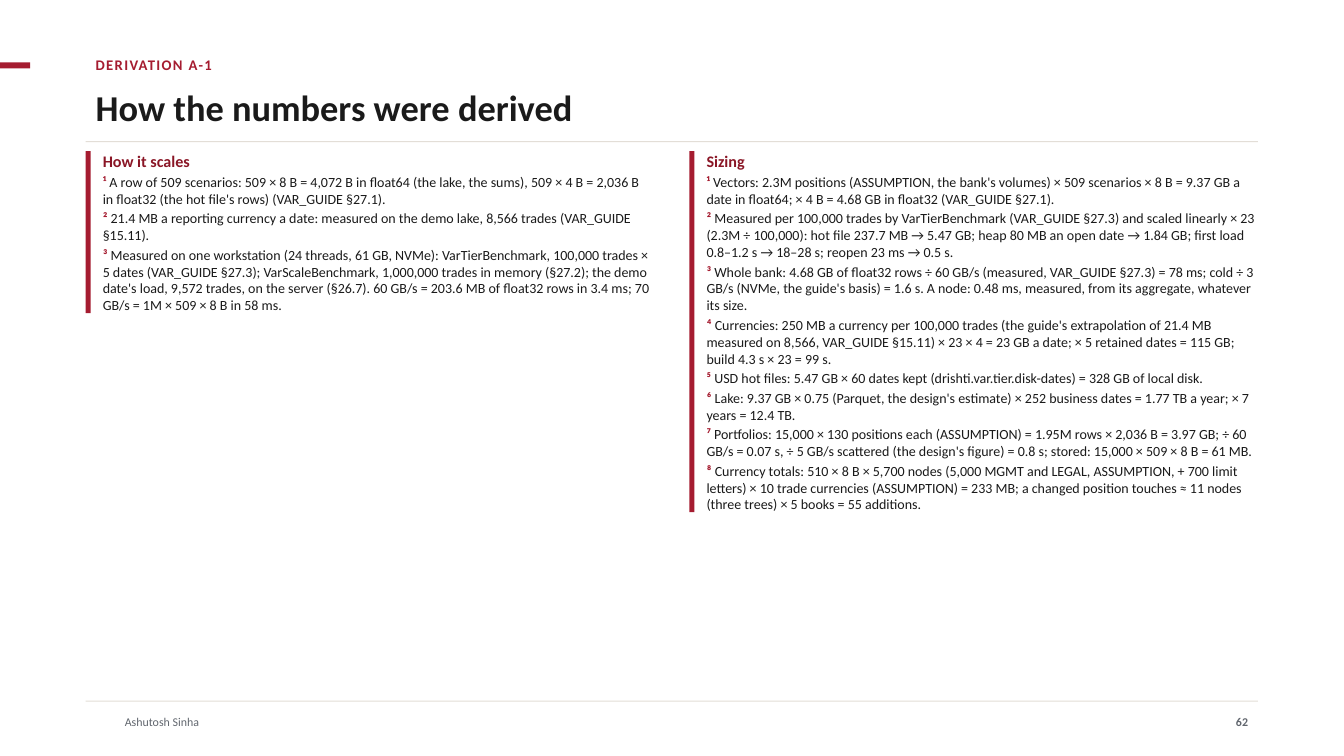
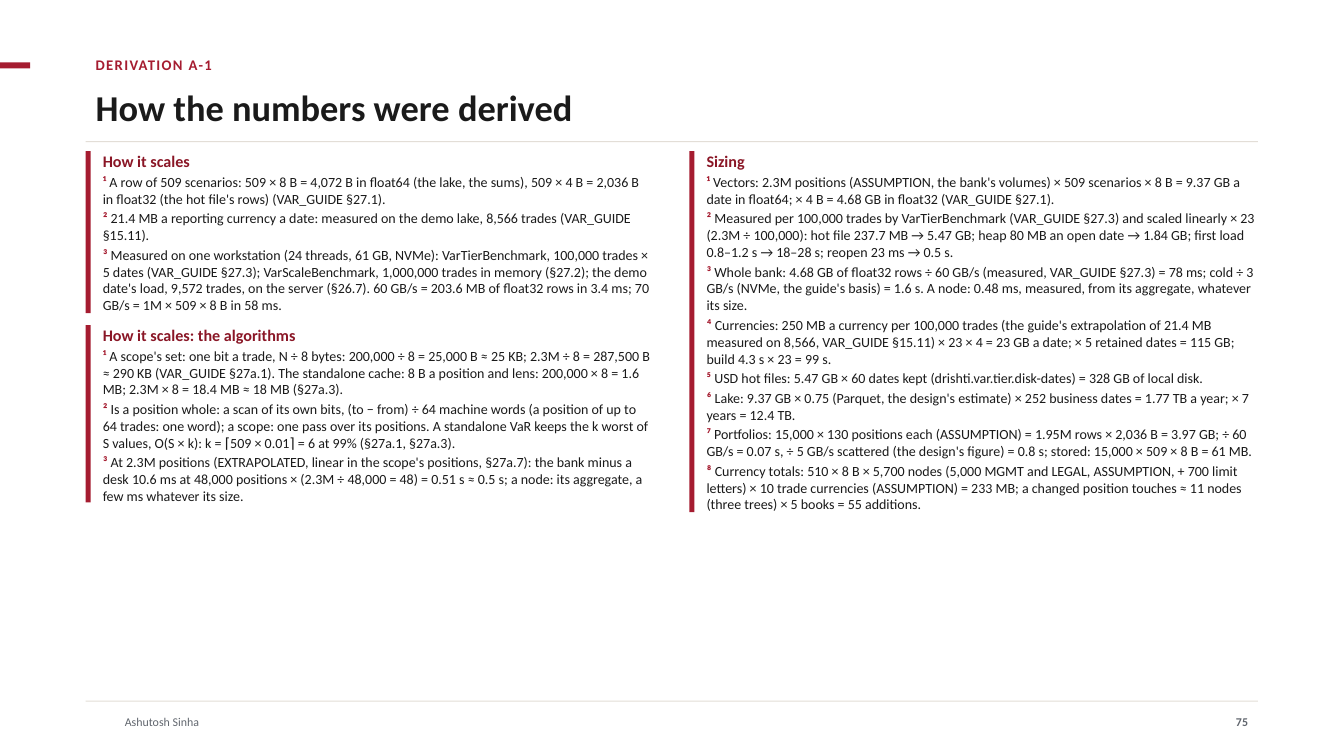
Before and after one commit to ajsinha/drishti, a slide deck: slide 75 of docs/publications/Drishti-VaR-Engine.pptx (slide 62 before the commit). Drawn at 1344x756 pixels with LibreOffice and Linux fonts; fonts in the diff are those of the drawing; background and template pictures are left out. Boxes give left, top, right and bottom in pixels: in the first picture for what was removed or moved away, otherwise in the second. Text is boxed around its words. In the diff, an @@ line names an element or a change of style, - is before the commit and + after.

Commit message:
Cluster deployment: three machines on premises and on AWS (why three, what is shared, failover, sizing 200K to 10M, bill of materials, AWS reference and monthly cost); the three decks carry it

```diff
--- a/docs/publications/Drishti-VaR-Engine.pptx
+++ b/docs/publications/Drishti-VaR-Engine.pptx
@@ rectangle added at [86, 326, 91, 503], fill #A51C30 @@
@@ text added at [103, 329, 650, 501], 10 pt, text #1A1A1A @@
+How it scales: the algorithms
+¹ A scope's set: one bit a trade, N ÷ 8 bytes: 200,000 ÷ 8 = 25,000 B ≈ 25 KB; 2.3M ÷ 8 = 287,500 B ≈ 290 KB (VAR_GUIDE §27a.1). The standalone cache: 8 B a position and lens: 200,000 × 8 = 1.6 MB; 2.3M × 8 = 18.4 MB ≈ 18 MB (§27a.3).
+² Is a position whole: a scan of its own bits, (to − from) ÷ 64 machine words (a position of up to 64 trades: one word); a scope: one pass over its positions. A standalone VaR keeps the k worst of S values, O(S × k): k = ⌈509 × 0.01⌉ = 6 at 99% (§27a.1, §27a.3).
+³ At 2.3M positions (EXTRAPOLATED, linear in the scope's positions, §27a.7): the bank minus a desk 10.6 ms at 48,000 positions × (2.3M ÷ 48,000 = 48) = 0.51 s ≈ 0.5 s; a node: its aggregate, a few ms whatever its size.
@@ page number at [1236, 718, 1248, 726]: text changed @@
-62
+75
```
Also in this commit, not shown: 24 other slides changed, 14 slides added, 1 slide removed, 7 other files.
